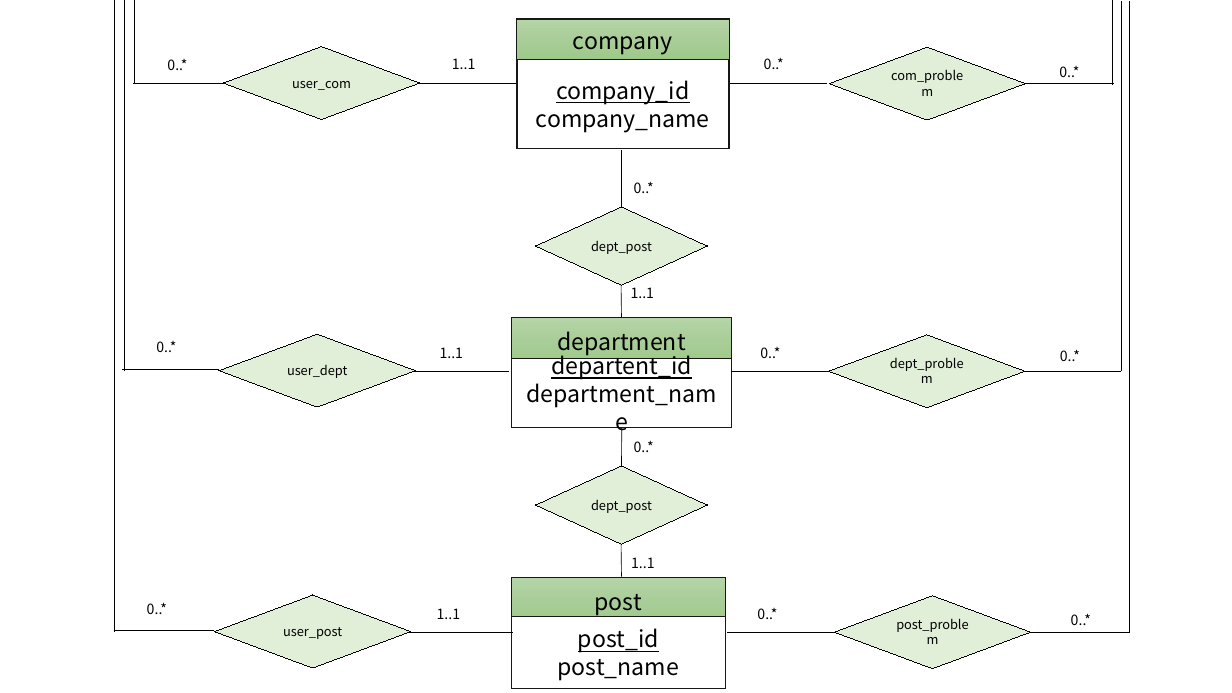
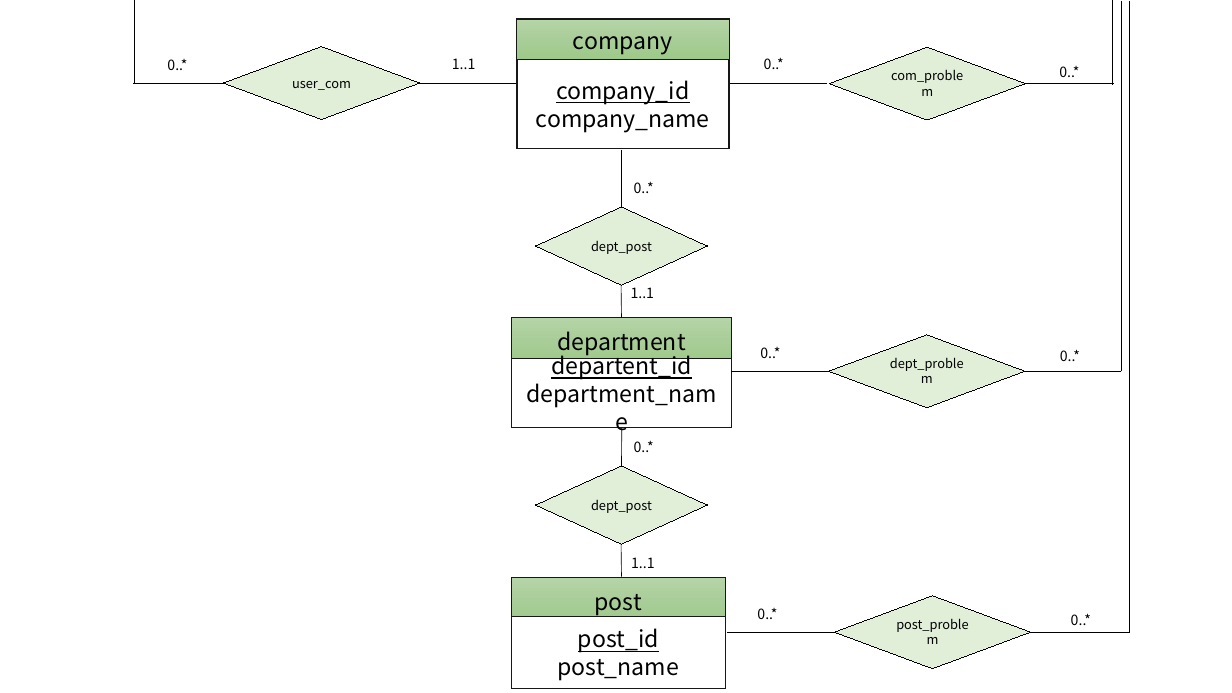
Before and after one commit to ALiersEL/CodeVault, a slide deck: slide 2 of db.pptx. Drawn at 1232x693 pixels with LibreOffice and Linux fonts; fonts in the diff are those of the drawing. Boxes give left, top, right and bottom in pixels: in the first picture for what was removed or moved away, otherwise in the second. Text is boxed around its words. In the diff, an @@ line names an element or a change of style, - is before the commit and + after.

```diff
--- a/db.pptx
+++ b/db.pptx
@@ line removed from (115, 632) to (115, 0) @@
@@ line removed from (125, 371) to (125, 0) @@
@@ text removed at (156, 341, 176, 352) @@
-0..*
@@ diamond removed at (219, 335, 416, 408) @@
-user_dept
@@ text removed at (440, 347, 464, 358) @@
-1..1
@@ line removed from (122, 370) to (219, 370) @@
@@ line removed from (413, 372) to (509, 372) @@
@@ diamond removed at (214, 595, 411, 668) @@
-user_post
@@ text removed at (147, 602, 167, 614) @@
-0..*
@@ text removed at (437, 608, 461, 619) @@
-1..1
@@ line removed from (116, 630) to (214, 630) @@
@@ line removed from (407, 632) to (514, 632) @@
```
Also in this commit, not shown: 1 other slide changed, 1 slide removed, 53 other files.
